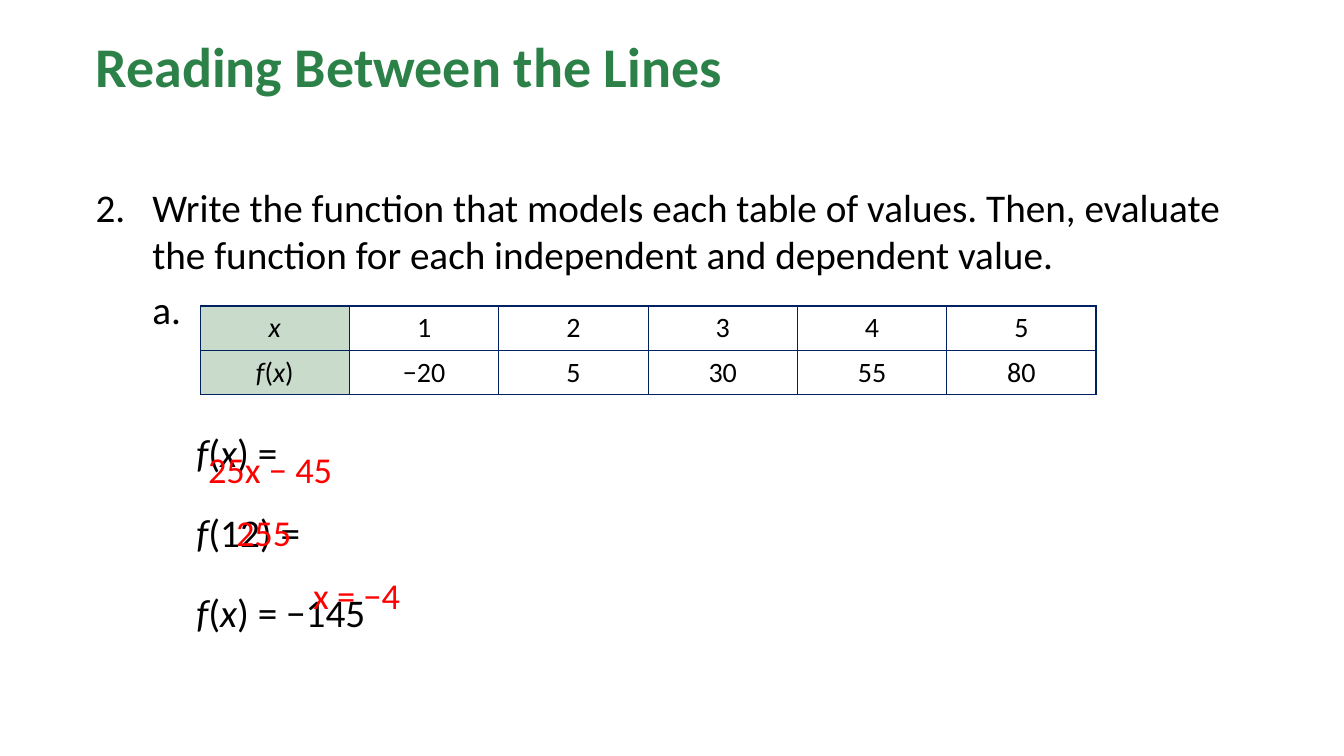
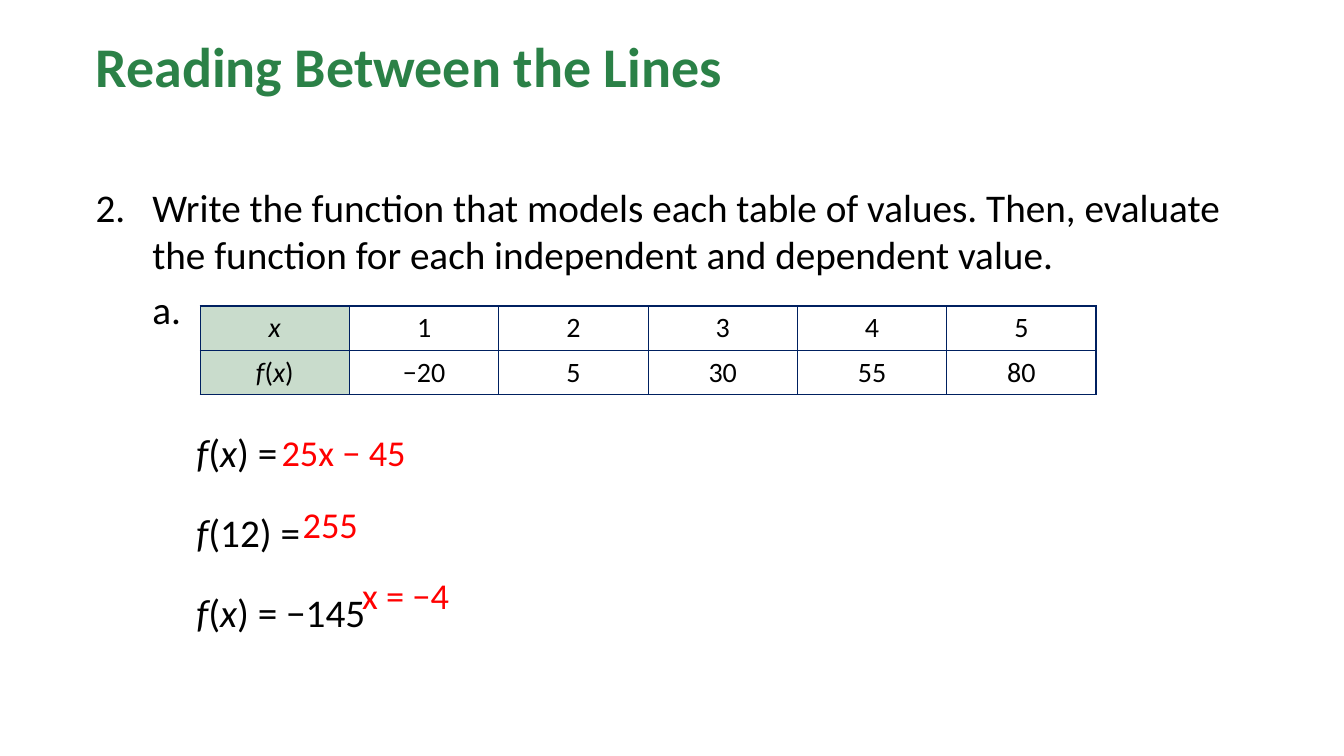
Before and after one commit to Apolloat2022/Algebra1M2U1L4, a slide deck: slide 69 of lesson6/BLMathematics_AlgI_M2_T1_L6_LessonSlides_ENG_with_answers.pptx. Drawn at 1344x756 pixels with LibreOffice and Linux fonts; fonts in the diff are those of the drawing; background and template pictures are left out. Boxes give left, top, right and bottom in pixels: in the first picture for what was removed or moved away, otherwise in the second. Text is boxed around its words. In the diff, an @@ line names an element or a change of style, - is before the commit and + after.

```diff
--- a/lesson6/BLMathematics_AlgI_M2_T1_L6_LessonSlides_ENG_with_answers.pptx
+++ b/lesson6/BLMathematics_AlgI_M2_T1_L6_LessonSlides_ENG_with_answers.pptx
@@ text "25x − 45" rewrapped from [208,453,332,484] to [282,442,406,467] @@
@@ text "255" rewrapped from [236,518,291,553] to [303,514,358,539] @@
@@ text "x = −4": place and size @@
-text "x = −4" at [313,585,400,618]
+text "x = −4" at [362,585,449,618]
```
Also in this commit, not shown: 12 other slides changed, 1 other file.
